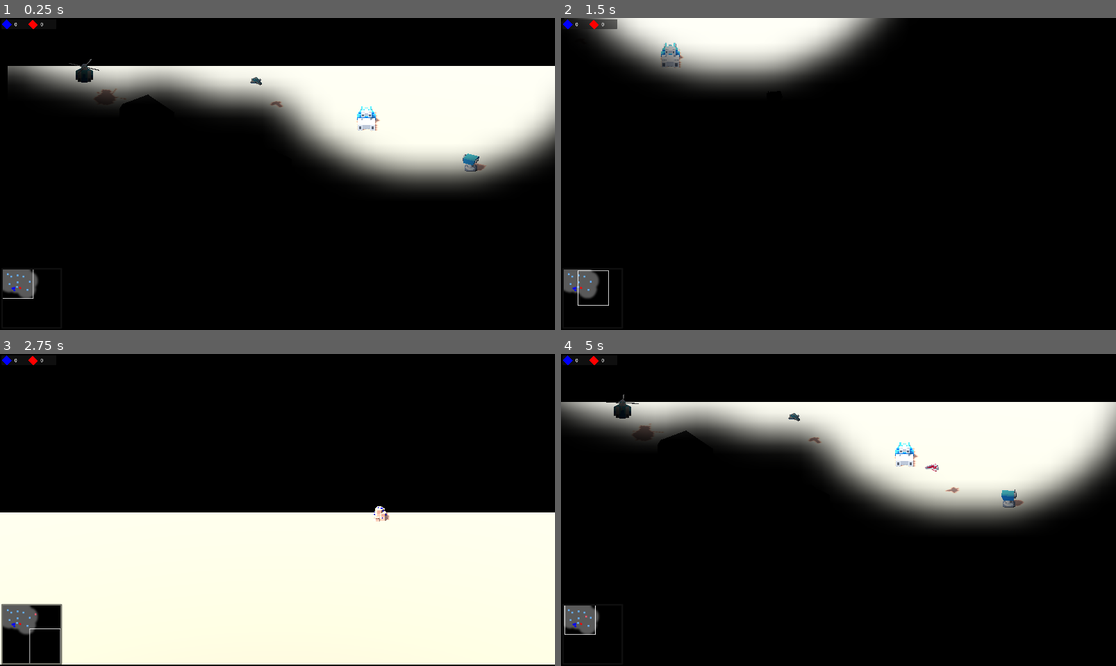
Above: before the commit, frames 1-4 (two rows, left to right).
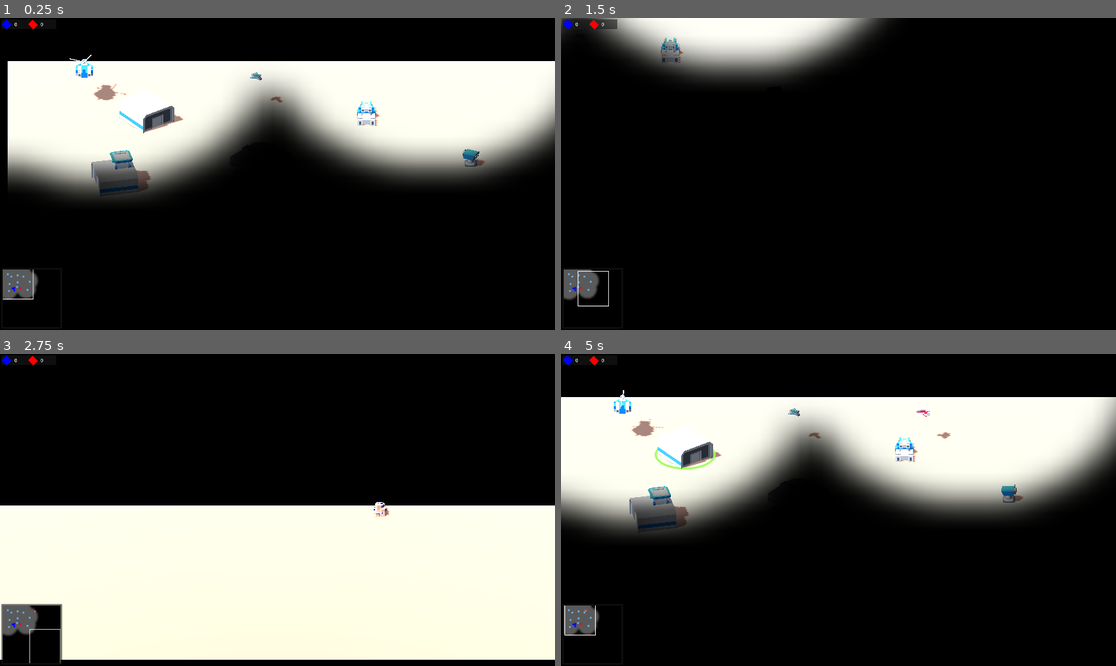
Above: after the commit, the same moments.

Repository: natelindev/command-horizon
Game: Godot game, scene res://tests/manual/TestPlayerVsAI.tscn
Two runs of this game, one before a commit and one after it. Both use one fixed random seed, a clock stepped at 60 frames per second and the inputs below. This scene is started directly instead of the project's main scene.
Inputs (mouse positions are in pixels of both pictures, inside the frame that each line leads up to):
- Up to frame 1 (0.25 s): no input
- Up to frame 2 (1.5 s): move the mouse to (960, 158) at 0.52 s; hold D (move_map_right) 0.53-1.28 s; hold Space (frame_incrementer_step) 0.53-1.28 s; click (960, 158) at 0.67 s; move the mouse to (727, 189) at 1.27 s; hold S (move_map_down) from 1.28 s (still down); tap Delete (god_mode_delete_units) at 1.35 s
- Up to frame 3 (2.75 s): move the mouse to (333, 441) at 2.02 s; release S (move_map_down) at 2.03 s; hold D (move_map_right) from 2.03 s (still down); hold R (rotate_structure) from 2.03 s (still down)
- Up to frame 4 (5 s): move the mouse to (810, 572) at 2.77 s; release D (move_map_right) at 2.78 s; release R (rotate_structure) at 2.78 s; hold W (move_map_up) 2.78-3.53 s; tap Shift (shift_selecting) at 2.85 s; click (810, 572) at 2.92 s; move the mouse to (1005, 556) at 3.52 s; hold Space (frame_incrementer_step) 3.53-4.28 s; hold A (move_map_left) from 3.53 s (still down); move the mouse to (672, 463) at 4.27 s; tap Delete (god_mode_delete_units) at 4.35 s

The runs differ from the first frame. In frame 1, 25% of the frame differs, in the area x 0-100%, y 11-91%; in frame 2, 5.7%; in frame 3, 3.8%; in frame 4, 24%.

Commit message:
Make structures affect navigation via obstacles instead of custom colliders

Diff:
--- a/source/match/units/AircraftFactory.tscn
+++ b/source/match/units/AircraftFactory.tscn
@@ -6,7 +6,6 @@
 [ext_resource type="PackedScene" uid="uid://bklfapayb1ryk" path="res://source/match/units/structure-geometries/AircraftFactory.tscn" id="2_mlisu"]
 [ext_resource type="PackedScene" uid="uid://d4cwip5hpxlmo" path="res://source/match/units/traits/MovementObstacle.tscn" id="3_j1buj"]
 [ext_resource type="PackedScene" uid="uid://c3ssj2p6voauk" path="res://source/match/units/traits/HealthBar.tscn" id="4_igtfr"]
-[ext_resource type="PackedScene" uid="uid://c471ahpwuxv57" path="res://source/match/units/traits/StaticMovementObstacle.tscn" id="6_rvkkl"]
 [ext_resource type="PackedScene" uid="uid://b8jwlpdvxgrr6" path="res://source/match/units/traits/RallyPoint.tscn" id="8_opfgx"]
 [ext_resource type="PackedScene" uid="uid://cd3v6508vjcu3" path="res://source/match/units/traits/ProductionQueue.tscn" id="9_c3qd5"]
 [ext_resource type="PackedScene" uid="uid://d4cm4yhtf11ur" path="res://source/match/units/traits/Targetability.tscn" id="9_qqlap"]
@@ -14,13 +13,6 @@
 [sub_resource type="CylinderShape3D" id="CylinderShape3D_uvm5u"]
 height = 1.0
 radius = 1.5
-
-[sub_resource type="CylinderShape3D" id="CylinderShape3D_ea0ur"]
-height = 1.0
-radius = 1.1
-
-[sub_resource type="BoxShape3D" id="BoxShape3D_67hxr"]
-size = Vector3(0.1, 5, 0.1)
 
 [node name="AircraftFactory" type="Area3D"]
 collision_layer = 2
@@ -43,13 +35,9 @@
 
 [node name="MovementObstacle" parent="." instance=ExtResource("3_j1buj")]
 radius = 1.5
+vertices = PackedVector3Array(0, 0, -1.1, 0.777, 0, -0.777, 1.1, 0, 0, 0.777, 0, 0.777, 0, 0, 1.1, -0.777, 0, 0.777, -1.1, 0, 0, -0.777, 0, -0.777)
+affect_navigation_mesh = true
 path_height_offset = 0.6
-
-[node name="StaticMovementObstacle" parent="." instance=ExtResource("6_rvkkl")]
-shape = SubResource("CylinderShape3D_ea0ur")
-
-[node name="PreventNavmeshIsland" type="CollisionShape3D" parent="StaticMovementObstacle"]
-shape = SubResource("BoxShape3D_67hxr")
 
 [node name="HealthBar" parent="." instance=ExtResource("4_igtfr")]
 transform = Transform3D(1, 0, 0, 0, 1, 0, 0, 0, 1, 0, 2, 0)
--- a/source/match/units/AntiAirTurret.tscn
+++ b/source/match/units/AntiAirTurret.tscn
@@ -6,17 +6,12 @@
 [ext_resource type="PackedScene" uid="uid://3c1h14nqdumt" path="res://source/match/units/traits/Selection.tscn" id="2_ookx0"]
 [ext_resource type="PackedScene" uid="uid://d4cwip5hpxlmo" path="res://source/match/units/traits/MovementObstacle.tscn" id="3_hgb44"]
 [ext_resource type="PackedScene" uid="uid://c3ssj2p6voauk" path="res://source/match/units/traits/HealthBar.tscn" id="4_qhoj1"]
-[ext_resource type="PackedScene" uid="uid://c471ahpwuxv57" path="res://source/match/units/traits/StaticMovementObstacle.tscn" id="6_tt140"]
 [ext_resource type="PackedScene" uid="uid://d4cm4yhtf11ur" path="res://source/match/units/traits/Targetability.tscn" id="7_6bghh"]
 [ext_resource type="PackedScene" uid="uid://cd66t0u7kf84j" path="res://source/match/units/traits/RotateRandomlyWhenLookingForTargetsIdle.tscn" id="8_hqxqv"]
 
 [sub_resource type="CylinderShape3D" id="CylinderShape3D_xa2u4"]
 height = 0.8
 radius = 0.6
-
-[sub_resource type="CylinderShape3D" id="CylinderShape3D_65kle"]
-height = 0.8
-radius = 0.2
 
 [node name="AntiAirTurret" type="Area3D"]
 collision_layer = 2
@@ -60,10 +55,9 @@
 
 [node name="MovementObstacle" parent="." instance=ExtResource("3_hgb44")]
 radius = 0.6
+vertices = PackedVector3Array(0, 0, -0.2, 0.142, 0, -0.142, 0.2, 0, 0, 0.142, 0, 0.142, 0, 0, 0.2, -0.142, 0, 0.142, -0.2, 0, 0, -0.142, 0, -0.142)
+affect_navigation_mesh = true
 path_height_offset = 0.6
-
-[node name="StaticMovementObstacle" parent="." instance=ExtResource("6_tt140")]
-shape = SubResource("CylinderShape3D_65kle")
 
 [node name="HealthBar" parent="." instance=ExtResource("4_qhoj1")]
 transform = Transform3D(1, 0, 0, 0, 1, 0, 0, 0, 1, 0, 1.1, 0)
--- a/source/match/units/AntiGroundTurret.tscn
+++ b/source/match/units/AntiGroundTurret.tscn
@@ -6,17 +6,12 @@
 [ext_resource type="PackedScene" uid="uid://bmiqncjpgsw2e" path="res://source/match/units/structure-geometries/AntiGroundTurret.tscn" id="2_tlome"]
 [ext_resource type="PackedScene" uid="uid://d4cwip5hpxlmo" path="res://source/match/units/traits/MovementObstacle.tscn" id="3_ds80w"]
 [ext_resource type="PackedScene" uid="uid://c3ssj2p6voauk" path="res://source/match/units/traits/HealthBar.tscn" id="4_r6emo"]
-[ext_resource type="PackedScene" uid="uid://c471ahpwuxv57" path="res://source/match/units/traits/StaticMovementObstacle.tscn" id="6_w6nbo"]
 [ext_resource type="PackedScene" uid="uid://d4cm4yhtf11ur" path="res://source/match/units/traits/Targetability.tscn" id="7_4hifs"]
 [ext_resource type="PackedScene" uid="uid://cd66t0u7kf84j" path="res://source/match/units/traits/RotateRandomlyWhenLookingForTargetsIdle.tscn" id="8_l7mop"]
 
 [sub_resource type="CylinderShape3D" id="CylinderShape3D_7usmv"]
 height = 0.8
 radius = 0.6
-
-[sub_resource type="CylinderShape3D" id="CylinderShape3D_t2frt"]
-height = 0.8
-radius = 0.2
 
 [node name="AntiGroundTurret" type="Area3D"]
 collision_layer = 2
@@ -54,10 +49,9 @@
 
 [node name="MovementObstacle" parent="." instance=ExtResource("3_ds80w")]
 radius = 0.6
+vertices = PackedVector3Array(0, 0, -0.2, 0.142, 0, -0.142, 0.2, 0, 0, 0.142, 0, 0.142, 0, 0, 0.2, -0.142, 0, 0.142, -0.2, 0, 0, -0.142, 0, -0.142)
+affect_navigation_mesh = true
 path_height_offset = 0.6
-
-[node name="StaticMovementObstacle" parent="." instance=ExtResource("6_w6nbo")]
-shape = SubResource("CylinderShape3D_t2frt")
 
 [node name="HealthBar" parent="." instance=ExtResource("4_r6emo")]
 transform = Transform3D(1, 0, 0, 0, 1, 0, 0, 0, 1, 0, 1.1, 0)
--- a/source/match/units/CommandCenter.tscn
+++ b/source/match/units/CommandCenter.tscn
@@ -6,7 +6,6 @@
 [ext_resource type="PackedScene" uid="uid://3c1h14nqdumt" path="res://source/match/units/traits/Selection.tscn" id="3_slmue"]
 [ext_resource type="PackedScene" uid="uid://d4cwip5hpxlmo" path="res://source/match/units/traits/MovementObstacle.tscn" id="4_f5u8t"]
 [ext_resource type="PackedScene" uid="uid://c3ssj2p6voauk" path="res://source/match/units/traits/HealthBar.tscn" id="5_xuulo"]
-[ext_resource type="PackedScene" uid="uid://c471ahpwuxv57" path="res://source/match/units/traits/StaticMovementObstacle.tscn" id="6_5gbe5"]
 [ext_resource type="PackedScene" uid="uid://b8jwlpdvxgrr6" path="res://source/match/units/traits/RallyPoint.tscn" id="8_8qw5y"]
 [ext_resource type="PackedScene" uid="uid://cd3v6508vjcu3" path="res://source/match/units/traits/ProductionQueue.tscn" id="9_y6bg8"]
 [ext_resource type="PackedScene" uid="uid://d4cm4yhtf11ur" path="res://source/match/units/traits/Targetability.tscn" id="17_dco2r"]
@@ -14,13 +13,6 @@
 [sub_resource type="CylinderShape3D" id="CylinderShape3D_pav5c"]
 height = 0.8
 radius = 1.8
-
-[sub_resource type="CylinderShape3D" id="CylinderShape3D_2xy8f"]
-height = 0.8
-radius = 1.4
-
-[sub_resource type="BoxShape3D" id="BoxShape3D_mt1cx"]
-size = Vector3(0.1, 5, 0.1)
 
 [node name="CommandCenter" type="Area3D"]
 collision_layer = 2
@@ -43,13 +35,9 @@
 
 [node name="MovementObstacle" parent="." instance=ExtResource("4_f5u8t")]
 radius = 2.0
+vertices = PackedVector3Array(0, 0, -1.4, 0.99, 0, -0.99, 1.4, 0, 0, 0.99, 0, 0.99, 0, 0, 1.4, -0.99, 0, 0.99, -1.4, 0, 0, -0.99, 0, -0.99)
+affect_navigation_mesh = true
 path_height_offset = 0.6
-
-[node name="StaticMovementObstacle" parent="." instance=ExtResource("6_5gbe5")]
-shape = SubResource("CylinderShape3D_2xy8f")
-
-[node name="PreventNavmeshIsland" type="CollisionShape3D" parent="StaticMovementObstacle"]
-shape = SubResource("BoxShape3D_mt1cx")
 
 [node name="HealthBar" parent="." instance=ExtResource("5_xuulo")]
 transform = Transform3D(1, 0, 0, 0, 1, 0, 0, 0, 1, 0, 2, 0)
--- a/source/match/units/VehicleFactory.tscn
+++ b/source/match/units/VehicleFactory.tscn
@@ -6,7 +6,6 @@
 [ext_resource type="PackedScene" uid="uid://inepf56pyube" path="res://source/match/units/structure-geometries/VehicleFactory.tscn" id="2_j6xs6"]
 [ext_resource type="PackedScene" uid="uid://d4cwip5hpxlmo" path="res://source/match/units/traits/MovementObstacle.tscn" id="3_cp6bx"]
 [ext_resource type="PackedScene" uid="uid://c3ssj2p6voauk" path="res://source/match/units/traits/HealthBar.tscn" id="4_xd2eg"]
-[ext_resource type="PackedScene" uid="uid://c471ahpwuxv57" path="res://source/match/units/traits/StaticMovementObstacle.tscn" id="6_rohol"]
 [ext_resource type="PackedScene" uid="uid://d4cm4yhtf11ur" path="res://source/match/units/traits/Targetability.tscn" id="7_j4kwk"]
 [ext_resource type="PackedScene" uid="uid://b8jwlpdvxgrr6" path="res://source/match/units/traits/RallyPoint.tscn" id="8_h714l"]
 [ext_resource type="PackedScene" uid="uid://cd3v6508vjcu3" path="res://source/match/units/traits/ProductionQueue.tscn" id="9_3s532"]
@@ -14,13 +13,6 @@
 [sub_resource type="CylinderShape3D" id="CylinderShape3D_2mws5"]
 height = 1.0
 radius = 1.5
-
-[sub_resource type="CylinderShape3D" id="CylinderShape3D_x8l2r"]
-height = 1.0
-radius = 1.1
-
-[sub_resource type="BoxShape3D" id="BoxShape3D_jajvw"]
-size = Vector3(0.1, 5, 0.1)
 
 [node name="VehicleFactory" type="Area3D"]
 collision_layer = 2
@@ -43,13 +35,9 @@
 
 [node name="MovementObstacle" parent="." instance=ExtResource("3_cp6bx")]
 radius = 1.5
+vertices = PackedVector3Array(0, 0, -1.1, 0.777, 0, -0.777, 1.1, 0, 0, 0.777, 0, 0.777, 0, 0, 1.1, -0.777, 0, 0.777, -1.1, 0, 0, -0.777, 0, -0.777)
+affect_navigation_mesh = true
 path_height_offset = 0.6
-
-[node name="StaticMovementObstacle" parent="." instance=ExtResource("6_rohol")]
-shape = SubResource("CylinderShape3D_x8l2r")
-
-[node name="PreventNavmeshIsland" type="CollisionShape3D" parent="StaticMovementObstacle"]
-shape = SubResource("BoxShape3D_jajvw")
 
 [node name="HealthBar" parent="." instance=ExtResource("4_xd2eg")]
 transform = Transform3D(1, 0, 0, 0, 1, 0, 0, 0, 1, 0, 1.75, 0)
--- a/source/match/units/non-player/ResourceA.tscn
+++ b/source/match/units/non-player/ResourceA.tscn
@@ -6,14 +6,9 @@
 [ext_resource type="PackedScene" uid="uid://3c1h14nqdumt" path="res://source/match/units/traits/Selection.tscn" id="2_pgrb1"]
 [ext_resource type="PackedScene" uid="uid://d4cwip5hpxlmo" path="res://source/match/units/traits/MovementObstacle.tscn" id="3_xabt4"]
 [ext_resource type="PackedScene" uid="uid://d4cm4yhtf11ur" path="res://source/match/units/traits/Targetability.tscn" id="5_vqxvf"]
-[ext_resource type="PackedScene" uid="uid://c471ahpwuxv57" path="res://source/match/units/traits/StaticMovementObstacle.tscn" id="6_y2ye1"]
 
 [sub_resource type="CylinderShape3D" id="CylinderShape3D_msmnm"]
 height = 0.6
-
-[sub_resource type="CylinderShape3D" id="CylinderShape3D_wb6so"]
-height = 0.6
-radius = 0.1
 
 [node name="ResourceA" type="Area3D" groups=["resource_units"]]
 script = ExtResource("1_3daqx")
@@ -37,10 +32,9 @@
 
 [node name="MovementObstacle" parent="." instance=ExtResource("3_xabt4")]
 radius = 0.6
+vertices = PackedVector3Array(0, 0, -0.2, 0.142, 0, -0.142, 0.2, 0, 0, 0.142, 0, 0.142, 0, 0, 0.2, -0.142, 0, 0.142, -0.2, 0, 0, -0.142, 0, -0.142)
+affect_navigation_mesh = true
 path_height_offset = 0.6
-
-[node name="StaticMovementObstacle" parent="." instance=ExtResource("6_y2ye1")]
-shape = SubResource("CylinderShape3D_wb6so")
 
 [node name="Targetability" parent="." instance=ExtResource("5_vqxvf")]
 transform = Transform3D(1, 0, 0, 0, 1, 0, 0, 0, 1, 0, 0.05, 0)
--- a/source/match/units/non-player/ResourceB.tscn
+++ b/source/match/units/non-player/ResourceB.tscn
@@ -6,14 +6,9 @@
 [ext_resource type="PackedScene" uid="uid://3c1h14nqdumt" path="res://source/match/units/traits/Selection.tscn" id="3_6dh54"]
 [ext_resource type="PackedScene" uid="uid://d4cwip5hpxlmo" path="res://source/match/units/traits/MovementObstacle.tscn" id="4_sxjck"]
 [ext_resource type="PackedScene" uid="uid://d4cm4yhtf11ur" path="res://source/match/units/traits/Targetability.tscn" id="5_y6273"]
-[ext_resource type="PackedScene" uid="uid://c471ahpwuxv57" path="res://source/match/units/traits/StaticMovementObstacle.tscn" id="6_vvgyq"]
 
 [sub_resource type="CylinderShape3D" id="CylinderShape3D_msmnm"]
 height = 0.8
-
-[sub_resource type="CylinderShape3D" id="CylinderShape3D_002vj"]
-height = 0.8
-radius = 0.1
 
 [node name="ResourceB" type="Area3D" groups=["resource_units"]]
 script = ExtResource("1_57n8v")
@@ -37,10 +32,9 @@
 
 [node name="MovementObstacle" parent="." instance=ExtResource("4_sxjck")]
 radius = 0.6
+vertices = PackedVector3Array(0, 0, -0.2, 0.142, 0, -0.142, 0.2, 0, 0, 0.142, 0, 0.142, 0, 0, 0.2, -0.142, 0, 0.142, -0.2, 0, 0, -0.142, 0, -0.142)
+affect_navigation_mesh = true
 path_height_offset = 0.6
-
-[node name="StaticMovementObstacle" parent="." instance=ExtResource("6_vvgyq")]
-shape = SubResource("CylinderShape3D_002vj")
 
 [node name="Targetability" parent="." instance=ExtResource("5_y6273")]
 transform = Transform3D(1, 0, 0, 0, 1, 0, 0, 0, 1, 0, 0.05, 0)
--- a/source/match/units/traits/MovementObstacle.gd
+++ b/source/match/units/traits/MovementObstacle.gd
@@ -11,6 +11,13 @@
 	await get_tree().process_frame  # wait for navigation to be operational
 	set_navigation_map(_match.navigation.get_navigation_map_rid_by_domain(domain))
 	_align_unit_position_to_navigation()
+	_affect_navigation_if_needed()
+
+
+func _exit_tree():
+	if affect_navigation_mesh:
+		remove_from_group(Constants.Match.Navigation.DOMAIN_TO_GROUP_MAPPING[domain])
+		MatchSignals.schedule_navigation_rebake.emit(domain)
 
 
 func _align_unit_position_to_navigation():
@@ -20,3 +27,9 @@
 		)
 		- Vector3(0, path_height_offset, 0)
 	)
+
+
+func _affect_navigation_if_needed():
+	if affect_navigation_mesh:
+		add_to_group(Constants.Match.Navigation.DOMAIN_TO_GROUP_MAPPING[domain])
+		MatchSignals.schedule_navigation_rebake.emit(domain)
--- a/source/match/units/traits/StaticMovementObstacle.gd
+++ /dev/null
@@ -1,25 +0,0 @@
-@tool
-extends StaticBody3D
-
-@export var domain = Constants.Match.Navigation.Domain.TERRAIN
-@export var shape: Shape3D = null:
-	set(a_shape):
-		shape = a_shape
-		find_child("CollisionShape3D").shape = shape
-
-
-func _enter_tree():
-	if Engine.is_editor_hint():
-		return
-	var match = find_parent("Match")
-	if not match.is_node_ready():
-		await match.ready
-	add_to_group(Constants.Match.Navigation.DOMAIN_TO_GROUP_MAPPING[domain])
-	MatchSignals.schedule_navigation_rebake.emit(domain)
-
-
-func _exit_tree():
-	if Engine.is_editor_hint():
-		return
-	remove_from_group(Constants.Match.Navigation.DOMAIN_TO_GROUP_MAPPING[domain])
-	MatchSignals.schedule_navigation_rebake.emit(domain)
--- a/source/match/units/traits/StaticMovementObstacle.tscn
+++ /dev/null
@@ -1,11 +0,0 @@
-[gd_scene load_steps=2 format=3 uid="uid://c471ahpwuxv57"]
-
-[ext_resource type="Script" path="res://source/match/units/traits/StaticMovementObstacle.gd" id="1_yolf4"]
-
-[node name="StaticMovementObstacle" type="StaticBody3D"]
-collision_layer = 6
-collision_mask = 0
-input_ray_pickable = false
-script = ExtResource("1_yolf4")
-
-[node name="CollisionShape3D" type="CollisionShape3D" parent="."]
--- a/tests/manual/TestPlayerVsAI.tscn
+++ b/tests/manual/TestPlayerVsAI.tscn
@@ -65,22 +65,25 @@
 [node name="VehicleFactory" parent="Players/Human" index="3" instance=ExtResource("5_imqfl")]
 transform = Transform3D(0.802099, 0, 0.597191, 0, 1, 0, -0.597191, 0, 0.802099, 6.69677, 0, 5.61306)
 
-[node name="AntiGroundTurret" parent="Players/Human" index="4" instance=ExtResource("6_i5onm")]
+[node name="VehicleFactory2" parent="Players/Human" index="4" instance=ExtResource("5_imqfl")]
+transform = Transform3D(0.802099, 0, 0.597191, 0, 1, 0, -0.597191, 0, 0.802099, 4.65118, 0, 18.0781)
+
+[node name="AntiGroundTurret" parent="Players/Human" index="5" instance=ExtResource("6_i5onm")]
 transform = Transform3D(-0.452979, 0, -0.891521, 0, 1, 0, 0.891521, 0, -0.452979, 22.2618, 7.62939e-06, 9.86056)
 
-[node name="AntiAirTurret" parent="Players/Human" index="5" instance=ExtResource("7_hplpe")]
+[node name="AntiAirTurret" parent="Players/Human" index="6" instance=ExtResource("7_hplpe")]
 transform = Transform3D(-0.775077, 0, -0.631867, 0, 1, 0, 0.631867, 0, -0.775077, 20.3453, -3.8147e-06, 17.1744)
 
-[node name="Drone" parent="Players/Human" index="6" instance=ExtResource("8_8jgl1")]
+[node name="Drone" parent="Players/Human" index="7" instance=ExtResource("8_8jgl1")]
 transform = Transform3D(1, 0, 0, 0, 1, 0, 0, 0, 1, 11.9318, 0, 4.14556)
 
-[node name="Helicopter" parent="Players/Human" index="7" instance=ExtResource("9_52a3q")]
+[node name="Helicopter" parent="Players/Human" index="8" instance=ExtResource("9_52a3q")]
 transform = Transform3D(1, 0, 0, 0, 1, 0, 0, 0, 1, 3.67897, 0, 3.61146)
 
-[node name="Tank" parent="Players/Human" index="8" instance=ExtResource("10_60e5v")]
+[node name="Tank" parent="Players/Human" index="9" instance=ExtResource("10_60e5v")]
 transform = Transform3D(1, 0, 0, 0, 1, 0, 0, 0, 1, 17.2469, 0, 5.45996)
 
-[node name="Worker" parent="Players/Human" index="9" instance=ExtResource("11_mhynl")]
+[node name="Worker" parent="Players/Human" index="10" instance=ExtResource("11_mhynl")]
 transform = Transform3D(1, 0, 0, 0, 1, 0, 0, 0, 1, 11.5856, 0, 14.6178)
 
 [node name="SimpleClairvoyantAI" parent="Players" index="1" instance=ExtResource("15_6w32d")]
Not shown: 1 places in source/match/units/AircraftFactory.tscn that only renumber resources
Not shown: 1 places in source/match/units/AntiAirTurret.tscn that only renumber resources
Not shown: 1 places in source/match/units/AntiGroundTurret.tscn that only renumber resources
Not shown: 1 places in source/match/units/CommandCenter.tscn that only renumber resources
Not shown: 1 places in source/match/units/VehicleFactory.tscn that only renumber resources
Not shown: 1 places in source/match/units/non-player/ResourceA.tscn that only renumber resources
Not shown: 1 places in source/match/units/non-player/ResourceB.tscn that only renumber resources
